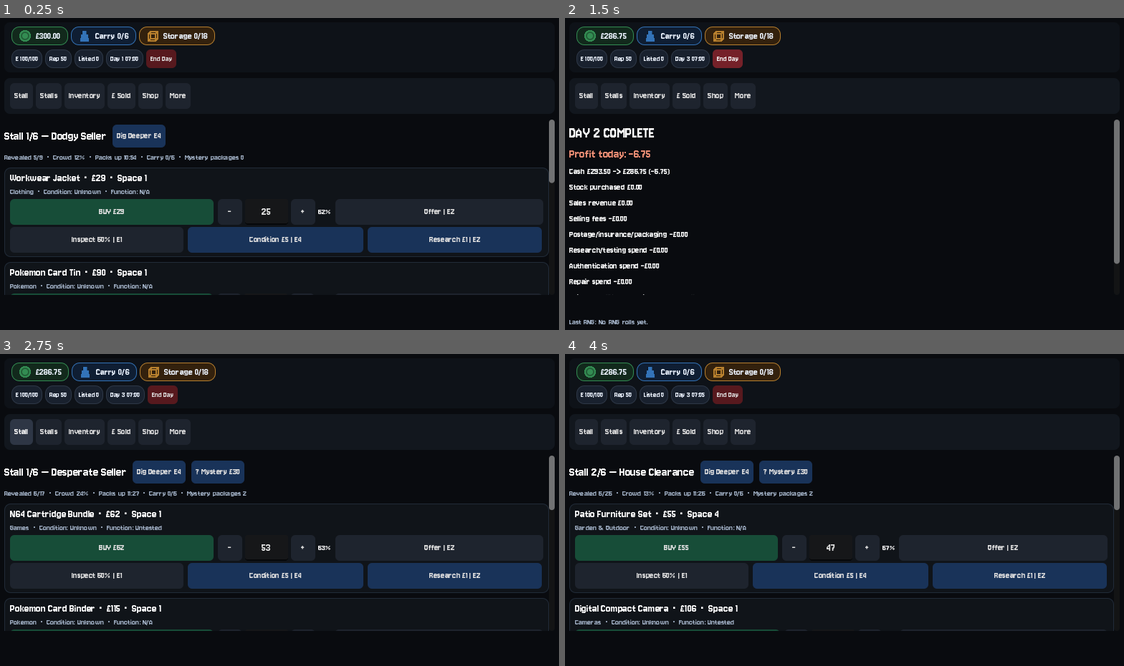
Above: before the commit, frames 1-4 (two rows, left to right).
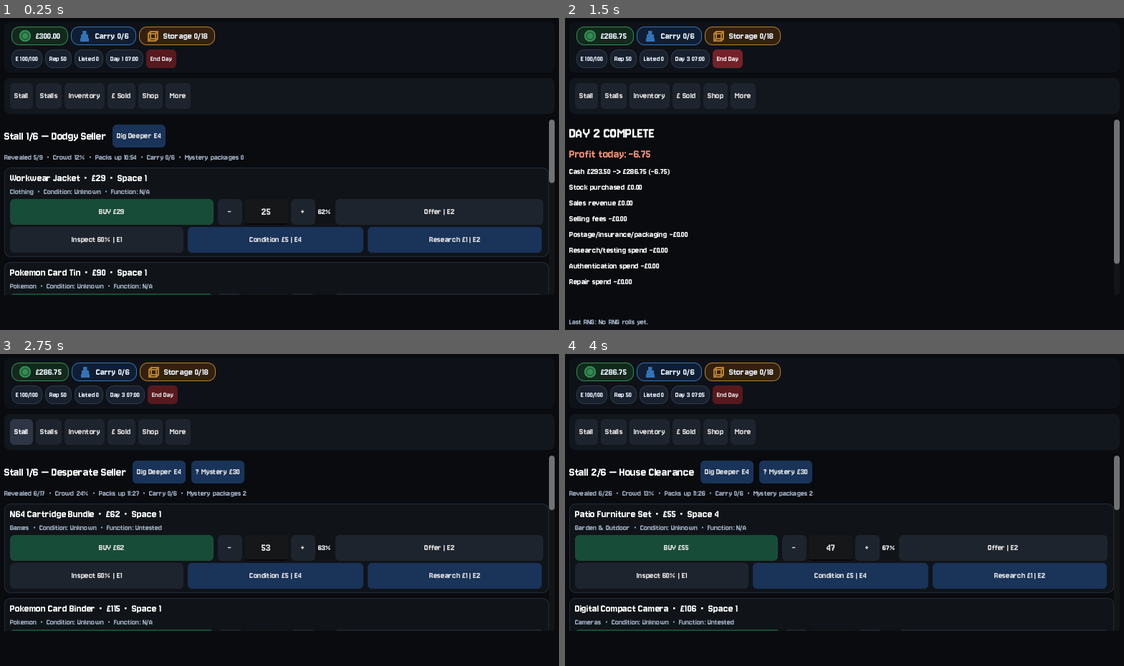
Above: after the commit, the same moments.

Repository: wmilburn1997-ai/car-boot-reseller
Game: Godot game, scene res://Main.tscn
Same seed, same stepped clock (60 frames per second), same inputs: the game is played once before the commit and once after it.
Inputs:
- Up to frame 1 (0.25 s): no input
- Up to frame 2 (1.5 s): click "End Day" at 0.5 s; click "End Day" at 1.25 s
- Up to frame 3 (2.75 s): click "Stall" at 2 s
- Up to frame 4 (4 s): click "Stalls" at 2.75 s; click "Go | 5 min" at 3.5 s

The runs differ from the first frame. In frame 1, 0.8% of the frame differs, in the area x 0-86%, y 4-88%; in frame 2, 1.0%, in the area x 0-38%, y 4-99%; in frame 3, 0.9%; in frame 4, 0.9%.

Commit message:
Add Jersey 10 font and patch notes update

Diff:
--- a/main.gd
+++ b/main.gd
@@ -296,11 +296,10 @@
 	# Global UI font: Jersey 10.
 	# Keep Jersey10-Regular.ttf in res://fonts/
 	var global_theme = Theme.new()
-	var jersey_font = FontFile.new()
-	var font_error = jersey_font.load_dynamic_font("res://fonts/Jersey10-Regular.ttf")
-	if font_error == OK:
+	var jersey_font = load("res://fonts/Jersey10-Regular.ttf")
+	if jersey_font != null:
 		global_theme.default_font = jersey_font
-		# Explicitly apply the font to the UI control types used throughout the game.
+		# Use Godot's imported font resource so the same font is packaged correctly for Web exports.
 		for control_type in ["Label", "Button", "CheckButton", "CheckBox", "LineEdit", "TextEdit", "RichTextLabel", "SpinBox", "OptionButton", "MenuButton", "TooltipLabel"]:
 			global_theme.set_font("font", control_type, jersey_font)
 		theme = global_theme
@@ -2794,7 +2793,10 @@
 	show_shop()
 
 var patch_notes = [
-	{"version": "Latest — 08/09/2026 21:33", "notes": [
+	{"version": "Latest — 08/09/2026 21:39", "notes": [
+		"Fixed Jersey 10 font loading for Web/mobile exports by using Godot's imported font resource",
+	]},
+	{"version": "Previous Update — 08/09/2026 21:33", "notes": [
 		"Added Jersey 10 as the global UI font across the game",
 	]},
 	{"version": "Previous Update", "notes": [
Not shown, changed: docs/index.html
Not shown, changed: docs/index.pck
